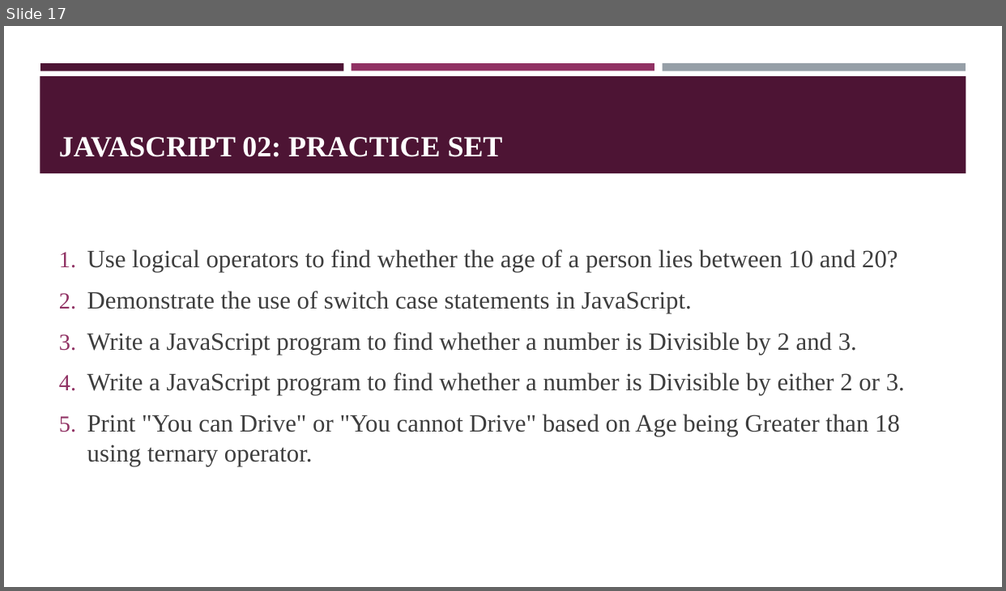
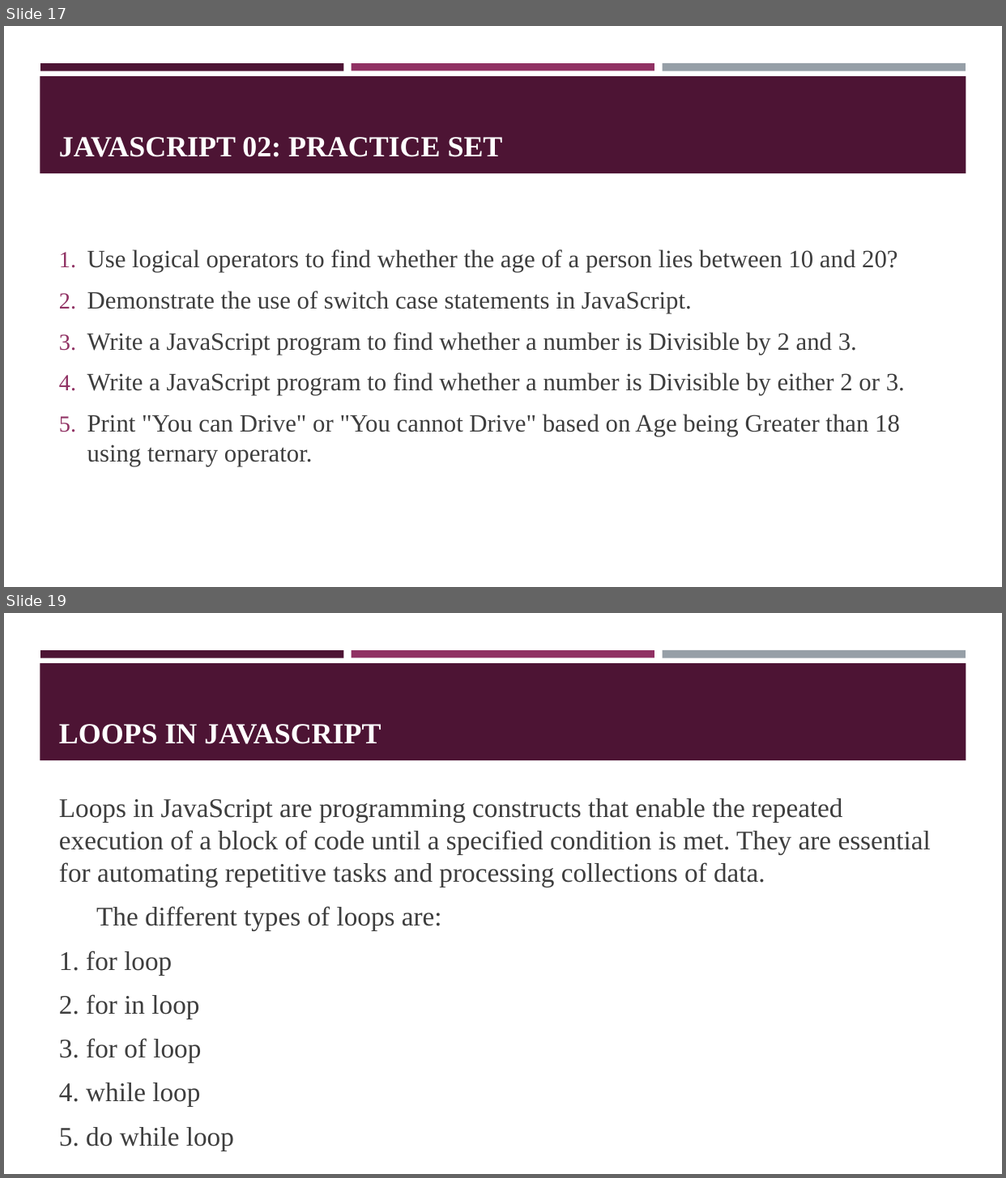
Before and after one commit to gl1tch0x1/ISMT-Full-Stack-Codebase, a slide deck: resources-and-books/Chapter02-Javascript.pptx. Shown one above the other, each under a label of ours: slide 17 before the commit, slides 17 and 19 after it; the slides between them are not shown. The pictures are 1006x591 and 1006x1178 pixels, drawn with LibreOffice and Linux fonts; fonts in the diff are those of the drawing. Boxes give left, top, right and bottom in pixels: in the first picture for what was removed or moved away, otherwise in the second. Text is boxed around its words. In the diff, an @@ line names an element or a change of style, - is before the commit and + after.

```diff
--- a/resources-and-books/Chapter02-Javascript.pptx
+++ b/resources-and-books/Chapter02-Javascript.pptx
@@ slide 19 added at <box>4,613,1002,1174</box>, background #FFFFFF; not listed: 4 template elements that a slide beside it also shows @@
@@ title added at <box>59,724,381,744</box>, 28 pt, text #FFFFFF, bold @@
+LOOPS IN JAVASCRIPT
@@ text added at <box>59,798,931,1151</box>, 25.9 pt, text #3D3D3D @@
+Loops in JavaScript are programming constructs that enable the repeated execution of a block of code until a specified condition is met. They are essential for automating repetitive tasks and processing collections of data.
+The different types of loops are:
+1. for loop
+2. for in loop
+3. for of loop
+4. while loop
+5. do while loop
```
Also in this commit, not shown: 12 other slides added, 2 other files.
